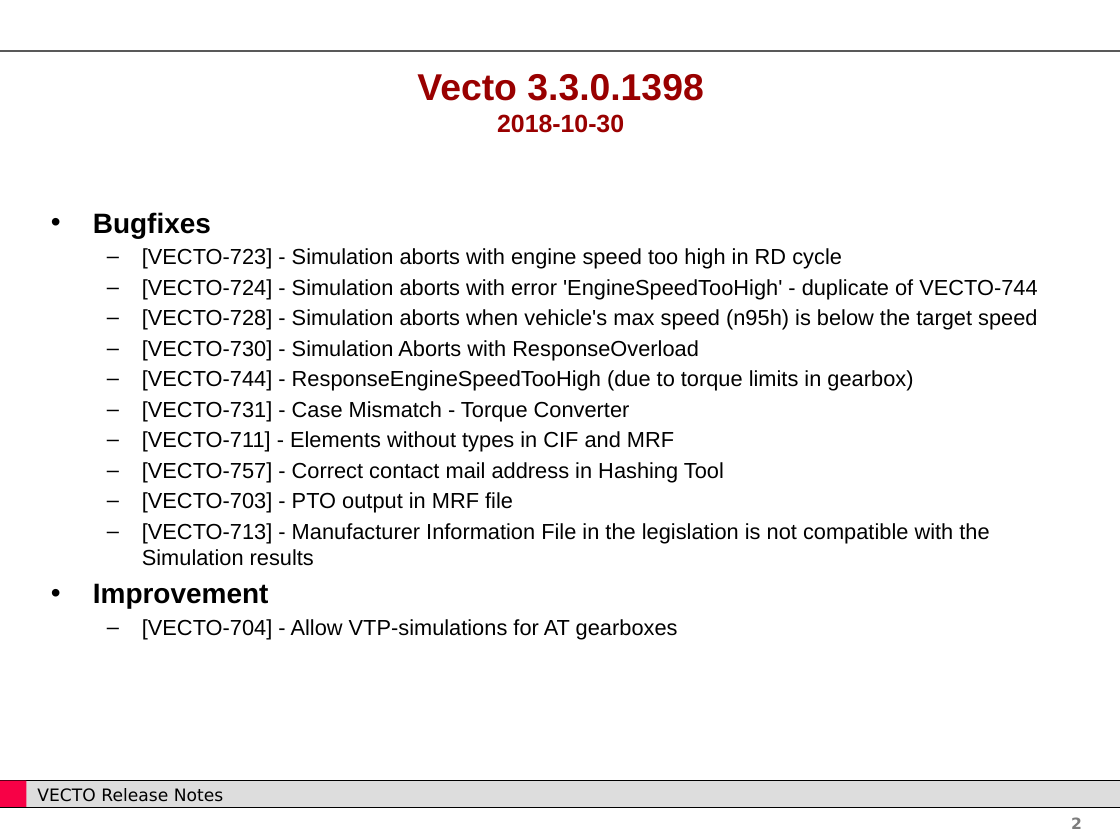
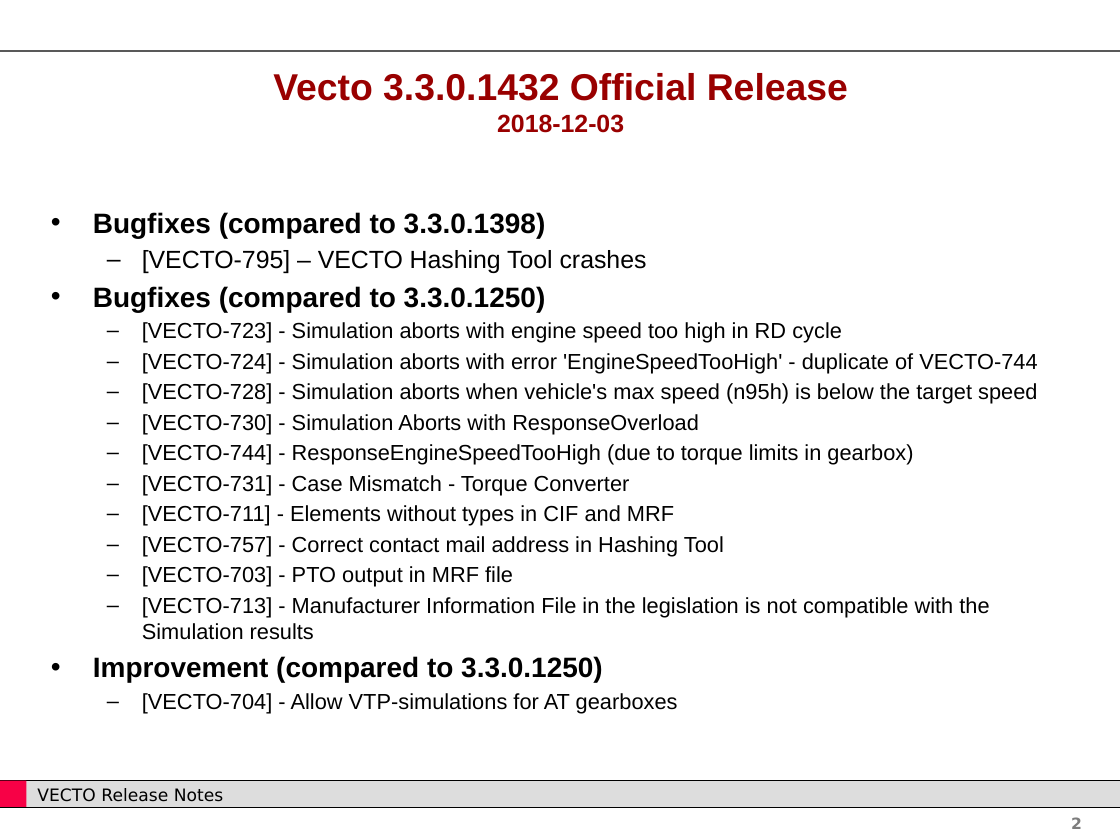
Before and after one commit to tanawadeatharva/BharatVECTO, a slide deck: slide 2 of Documentation/User Manual Source/Release Notes Vecto3.x.pptx. Drawn at 1120x840 pixels with LibreOffice and Linux fonts; fonts in the diff are those of the drawing; background and template pictures are left out. Boxes give left, top, right and bottom in pixels: in the first picture for what was removed or moved away, otherwise in the second. Text is boxed around its words. In the diff, an @@ line names an element or a change of style, - is before the commit and + after.

Commit message:
changelog for release build

```diff
--- a/Documentation/User Manual Source/Release Notes Vecto3.x.pptx
+++ b/Documentation/User Manual Source/Release Notes Vecto3.x.pptx
@@ title at <box>273,73,848,133</box>: text changed @@
-Vecto 3.3.0.1398
-2018-10-30
+Vecto 3.3.0.1432 Official Release
+2018-12-03
@@ text at <box>93,212,647,312</box>: text changed @@
-• Bugfixes
+• Bugfixes (compared to 3.3.0.1398)
+  – [VECTO-795] – VECTO Hashing Tool crashes
+• Bugfixes (compared to 3.3.0.1250)
@@ text at <box>93,656,603,682</box>: text changed @@
-• Improvement
+• Improvement (compared to 3.3.0.1250)
```
Also in this commit, not shown: 1 other slide changed, 1 slide added, 4 other files.
